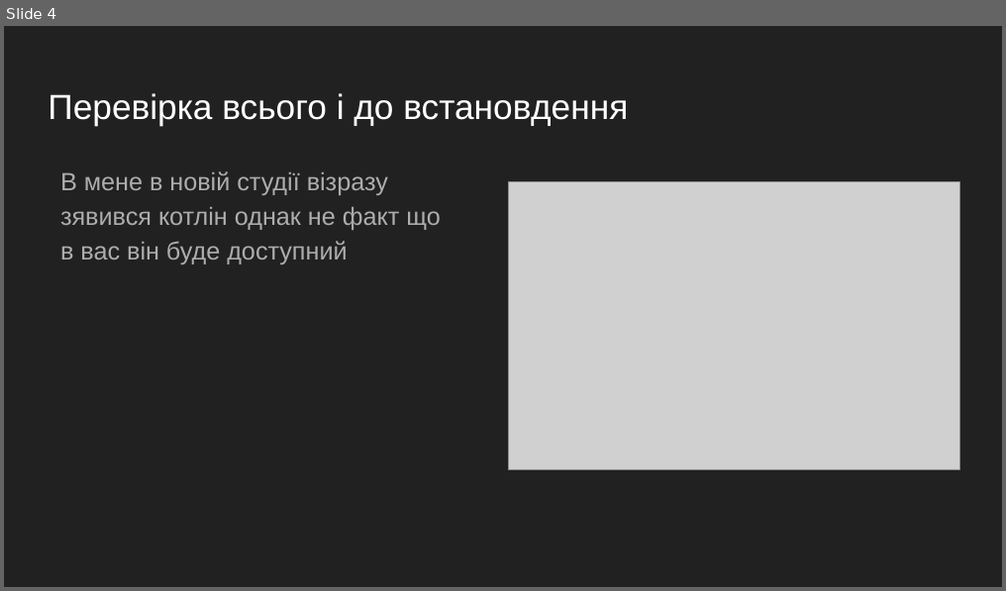
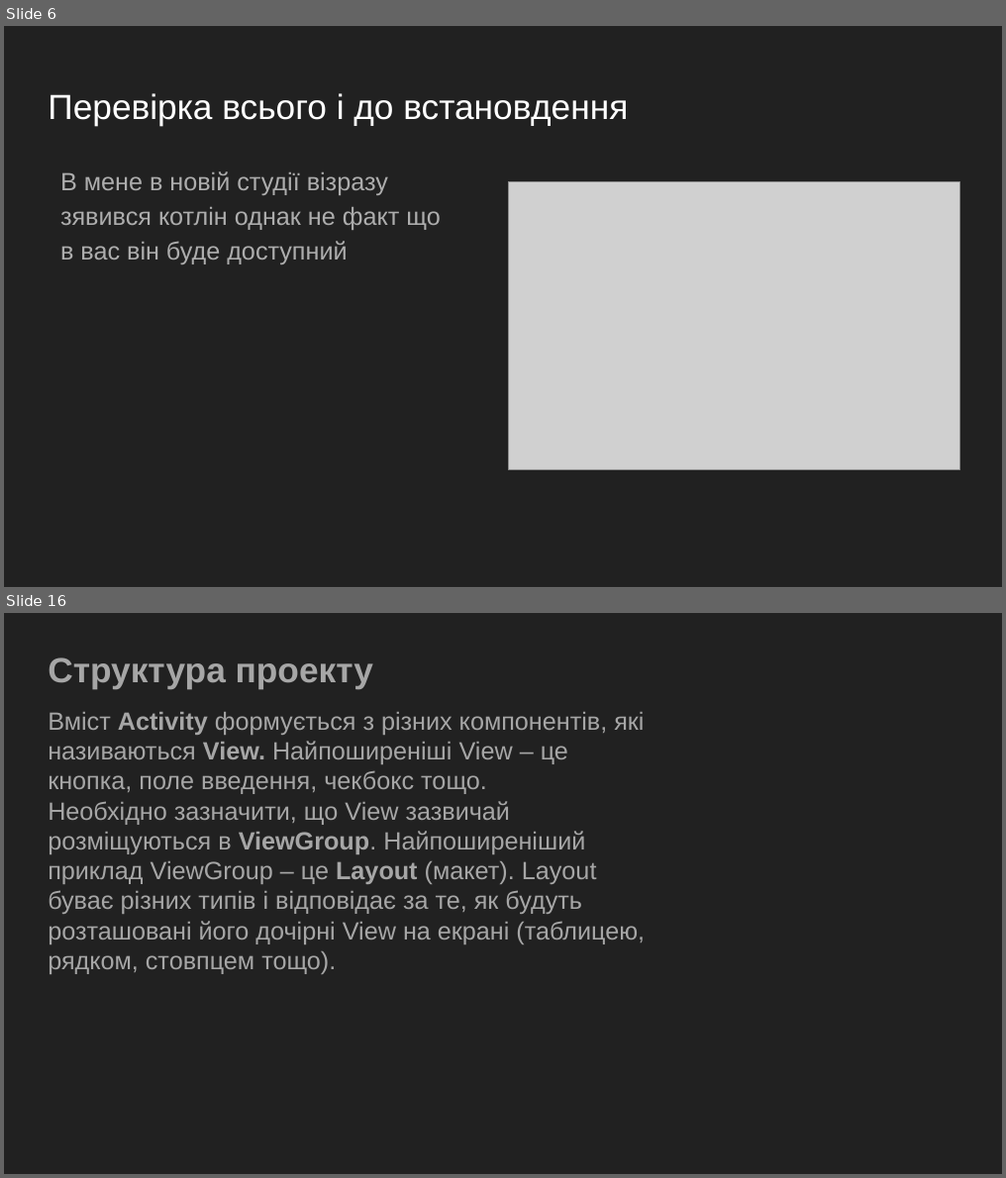
Before and after one commit to GeorgKantsedal/MMP-KKS-tasks, a slide deck: lectures materials/cross platform programming/3. Android studio setup.pptx. Shown one above the other, each under a label of ours: slide 4 before the commit, slides 6 and 16 after it; the slides between them are not shown. The pictures are 1006x591 and 1006x1178 pixels, drawn with LibreOffice and Linux fonts; fonts in the diff are those of the drawing; grey boxes stand for pictures. Boxes give left, top, right and bottom in pixels: in the first picture for what was removed or moved away, otherwise in the second. Text is boxed around its words. In the diff, an @@ line names an element or a change of style, - is before the commit and + after.

```diff
--- a/lectures materials/cross platform programming/3. Android studio setup.pptx
+++ b/lectures materials/cross platform programming/3. Android studio setup.pptx
@@ slide 16 added at box(4, 613, 1002, 1174), background #212121 @@
@@ title added at box(48, 658, 373, 689), 25.2 pt, text #A6A6A6, bold @@
+Структура проекту
@@ text added at box(48, 712, 645, 974), 18 pt, text #A6A6A6 @@
+Вміст Activity формується з різних компонентів, які називаються View. Найпоширеніші View – це кнопка, поле введення, чекбокс тощо.
+Необхідно зазначити, що View зазвичай розміщуються в ViewGroup. Найпоширеніший приклад ViewGroup – це Layout (макет). Layout буває різних типів і відповідає за те, як будуть розташовані його дочірні View на екрані (таблицею, рядком, стовпцем тощо).
@@ what was slide 4 is now slide 6 @@
```
Also in this commit, not shown: 16 other slides added, 2 slides removed.
